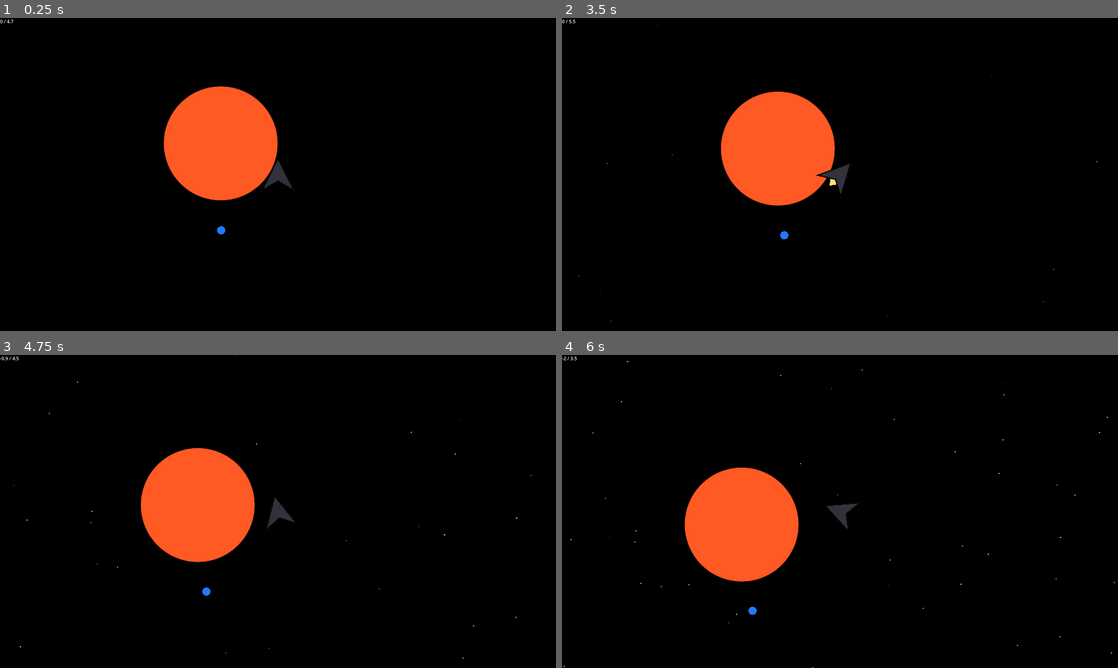
Above: before the commit, frames 1-4 (two rows, left to right).
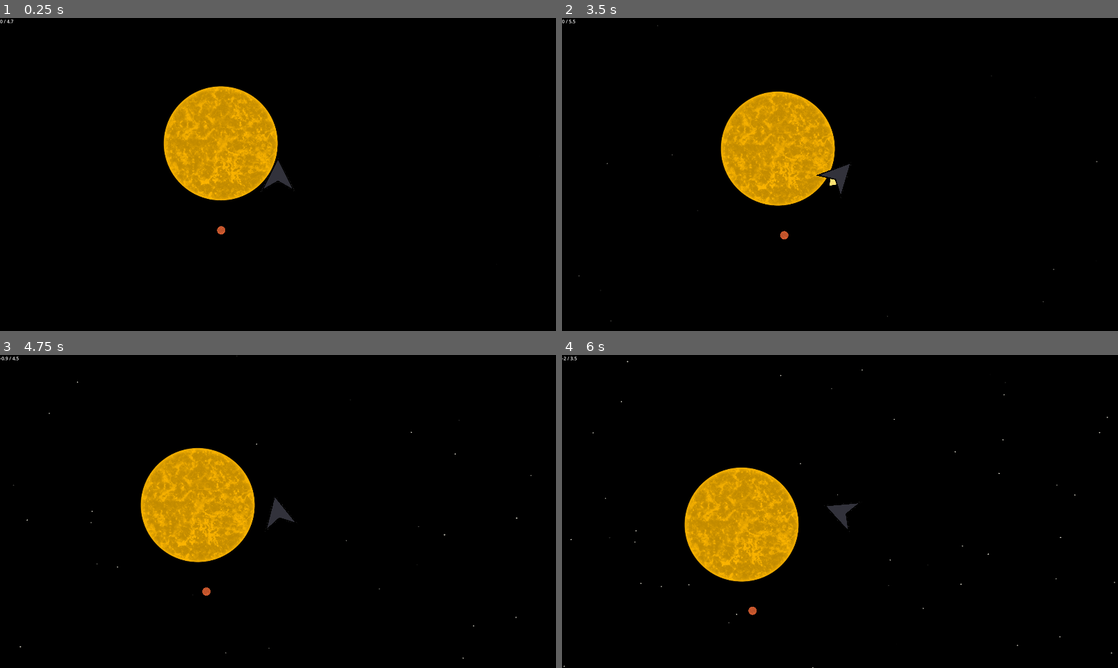
Above: after the commit, the same moments.

Repository: crhexa/starskipp
Game: Godot game, scene res://game/system.tscn
Two runs of this game, one before a commit and one after it. Both use one fixed random seed, a clock stepped at 60 frames per second and the inputs below.
Inputs:
- Up to frame 1 (0.25 s): no input
- Up to frame 2 (3.5 s): tap Enter at 0.5 s; hold D (turn_right) 0.53-1.28 s; hold S (deccelerate) 0.53-1.28 s; hold A (turn_left) 1.28-2.03 s; tap S (deccelerate) at 1.35, 2.85 s; hold D (turn_right) 2.03-2.78 s; hold S (deccelerate) 2.03-2.78 s; hold W (accelerate) from 2.78 s (still down)
- Up to frame 3 (4.75 s): release W (accelerate) at 3.53 s; hold S (deccelerate) 3.53-4.28 s; hold A (turn_left) from 3.53 s (still down); tap S (deccelerate) at 4.35 s
- Up to frame 4 (6 s): hold S (deccelerate) 5.03-5.78 s; release A (turn_left) at 5.78 s; hold D (turn_right) from 5.78 s (still down); tap S (deccelerate) at 5.85 s

The runs differ from the first frame. In frame 1, 5.9% of the frame differs, in the area x 29-50%, y 21-70%; in frame 2, 5.9%; in frame 3, 5.9%; in frame 4, 5.9%, in the area x 22-43%, y 36-84%.

Commit message:
Replaced sprites with recolorable versions

Diff:
--- a/game/Star.gd
+++ b/game/Star.gd
@@ -1,5 +1,5 @@
 class_name Star
 extends Area2D
 
-enum TYPE {CLASS_G, CLASS_M}
+enum Class {CLASS_O, CLASS_B, CLASS_A, CLASS_F, CLASS_G, CLASS_K, CLASS_M}
 var type
--- a/game/body.tscn
+++ b/game/body.tscn
@@ -1,7 +1,7 @@
 [gd_scene load_steps=4 format=3 uid="uid://b4yxfj8xrfrku"]
 
 [ext_resource type="Script" path="res://game/Body.gd" id="1_x0toa"]
-[ext_resource type="Texture2D" uid="uid://dd3vs5xku4yog" path="res://sprites/earth.png" id="2_t3578"]
+[ext_resource type="Texture2D" uid="uid://b44602b2o2c4b" path="res://sprites/rocky.png" id="2_qlo4m"]
 
 [sub_resource type="CircleShape2D" id="CircleShape2D_22bbx"]
 
@@ -12,4 +12,5 @@
 shape = SubResource("CircleShape2D_22bbx")
 
 [node name="Sprite2D" type="Sprite2D" parent="."]
-texture = ExtResource("2_t3578")
+modulate = Color(0.968627, 0.423529, 0.219608, 1)
+texture = ExtResource("2_qlo4m")
--- a/game/star.tscn
+++ b/game/star.tscn
@@ -1,7 +1,7 @@
 [gd_scene load_steps=4 format=3 uid="uid://drhu33o5sn5ci"]
 
 [ext_resource type="Script" path="res://game/Star.gd" id="1_7ar3c"]
-[ext_resource type="Texture2D" uid="uid://cl5kpnnmunpox" path="res://sprites/g_star.png" id="2_55m6q"]
+[ext_resource type="Texture2D" uid="uid://c5rtxpsylhvrb" path="res://sprites/star.png" id="2_gol2g"]
 
 [sub_resource type="CircleShape2D" id="CircleShape2D_g78qh"]
 
@@ -12,4 +12,5 @@
 shape = SubResource("CircleShape2D_g78qh")
 
 [node name="Sprite2D" type="Sprite2D" parent="."]
-texture = ExtResource("2_55m6q")
+modulate = Color(1, 0.717647, 0, 1)
+texture = ExtResource("2_gol2g")
--- a/game/system.gd
+++ b/game/system.gd
@@ -27,7 +27,7 @@
 
 	# Generate star
 	star = star_prototype.instantiate()
-	star.type = Star.TYPE.CLASS_G
+	star.type = Star.Class.CLASS_G
 	add_child(star)
 
 
Binary file added: sprites/rocky.png
Not shown, added: sprites/rocky.png.import
Binary file added: sprites/star.png
Not shown, added: sprites/star.png.import
